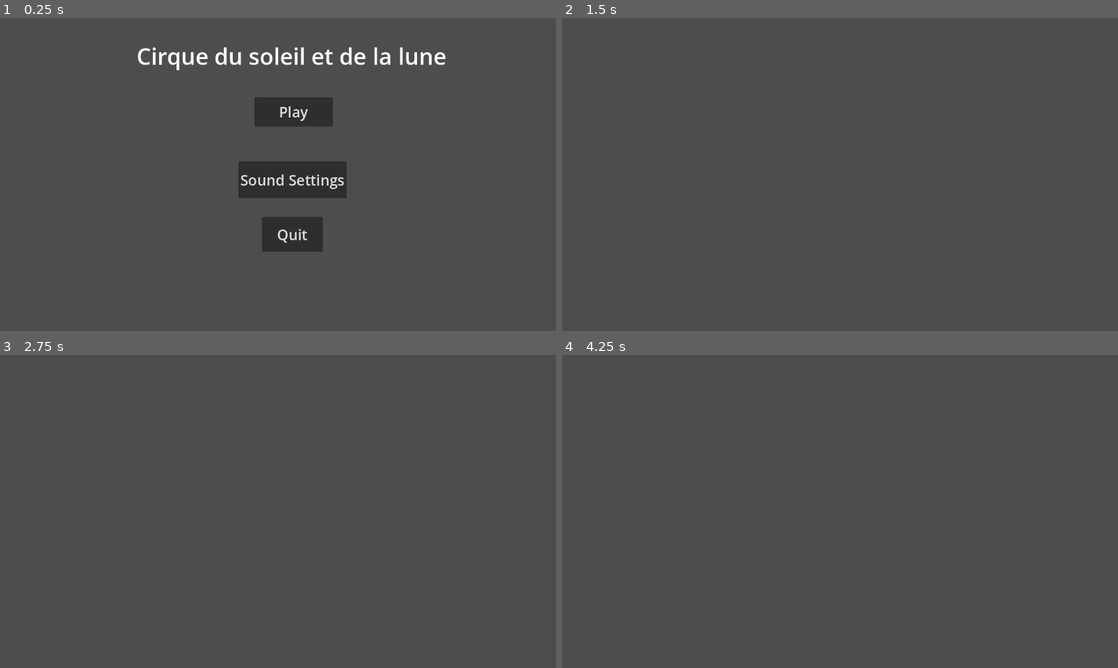
Above: before the commit, frames 1-4 (two rows, left to right).
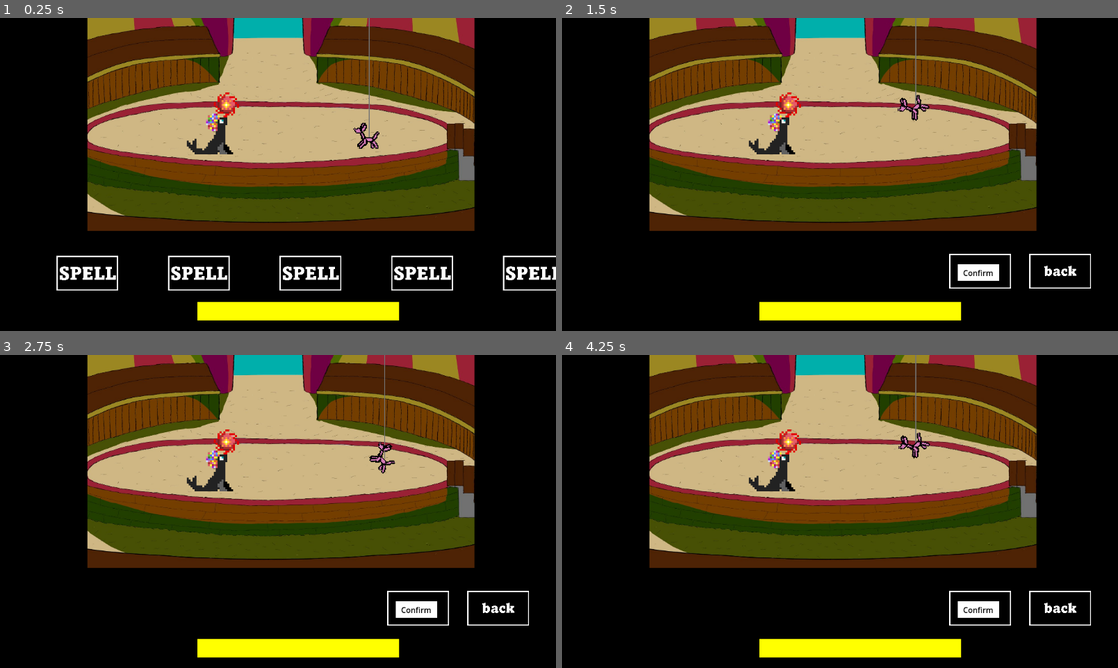
Above: after the commit, the same moments.

Repository: JasonJ13/CircusSunMoon
Game: Godot game, scene res://Scene/Fight/Fight.tscn
The game is run twice, just before and just after one commit, with the same random seed, the same clock (stepped at 60 frames per second) and the same inputs. Before the commit the project starts from res://Scene/APP/app.tscn.
Inputs (mouse positions are in pixels of both pictures, inside the frame that each line leads up to):
- Up to frame 1 (0.25 s): no input
- Up to frame 2 (1.5 s): click (650, 274) at 0.52 s; click (856, 111) at 1.25 s, where only the run before the commit has a clickable "Play"
- Up to frame 3 (2.75 s): click (417, 608) at 2.02 s
- Up to frame 4 (4.25 s): click (979, 608) at 2.77 s; click (979, 608) at 3.52 s

The runs differ from the first frame. In frame 1, 100% of the frame differs, in the area x 0-100%, y 0-100%; in frame 2, 100%; in frame 3, 100%; in frame 4, 100%.

Commit message:
BUILD !!!

Diff:
--- a/Scene/Fight/Fight.tscn
+++ b/Scene/Fight/Fight.tscn
@@ -7,7 +7,7 @@
 [ext_resource type="PackedScene" uid="uid://dd3h6nmejmclf" path="res://Scene/Player/Player.tscn" id="5_6b077"]
 [ext_resource type="PackedScene" uid="uid://bjgtbsw88nar4" path="res://Scene/Test/ballon_test.tscn" id="6_moa3j"]
 
-[node name="Fight" type="Control" unique_id=1148027261 node_paths=PackedStringArray("player")]
+[node name="Fight" type="Control" unique_id=1148027261 node_paths=PackedStringArray("player", "ennemie")]
 layout_mode = 3
 anchors_preset = 15
 anchor_right = 1.0
@@ -16,6 +16,7 @@
 grow_vertical = 2
 script = ExtResource("1_8f7nq")
 player = NodePath("Player")
+ennemie = NodePath("Ballon")
 
 [node name="TextureRect" type="TextureRect" parent="." unique_id=431349501]
 modulate = Color(0.8158153, 0.81581545, 0.8158154, 1)
--- a/Scene/Player/Player.tscn
+++ b/Scene/Player/Player.tscn
@@ -85,7 +85,6 @@
 
 [node name="PlayerInterface" parent="." unique_id=93433149 instance=ExtResource("2_e35vl")]
 layout_mode = 1
-debug = false
 
 [node name="SpritePlayer" type="Control" parent="." unique_id=292770404]
 layout_mode = 1
--- a/Scene/Player/PlayerInterface.tscn
+++ b/Scene/Player/PlayerInterface.tscn
@@ -78,14 +78,14 @@
 scale = Vector2(0.1, 0.1)
 icon = ExtResource("4_44f6b")
 
-[node name="ColorRect" type="ColorRect" parent="." unique_id=1358145450]
+[node name="ColorRect" type="ColorRect" parent="Confirm" unique_id=1358145450]
 layout_mode = 0
 offset_left = 820.0
 offset_top = 510.0
 offset_right = 906.0
 offset_bottom = 544.0
 
-[node name="Label" type="Label" parent="ColorRect" unique_id=256838886]
+[node name="Label" type="Label" parent="Confirm/ColorRect" unique_id=256838886]
 layout_mode = 0
 offset_left = 11.0
 offset_top = 6.0
--- a/Script/Fight/Fight.gd
+++ b/Script/Fight/Fight.gd
@@ -41,9 +41,6 @@
 		Action.Cible.MONSTER :
 			ennemie.hp -= action.dmg
 
-			if ennemie.hp < 1 :
-				ennemie.queue_free()
-				ennemie = null
 
 
 	#Regarde si l'action change le cycle
@@ -58,6 +55,13 @@
 #Un tour : joueur + ennemis
 func turn() -> void:
 
+	if ennemie.hp < 1 :
+		#S'il n'y a plus d'ennemis, fin du combat et nouveau combat
+		print("bravo")
+		ennemie.queue_free()
+		return
+
+
 	#Mise à jour des actions possibles du joueur
 	for action in player.actions:
 		action.reload(day)
@@ -66,17 +70,14 @@
 	var playerAction: Action = await player.takeAction(ennemie)
 	resolveAction(playerAction)
 
-
 	#Les ennemis font leurs actions
 	for action in ennemie.actions:
 		action.reload(day)
 	var eAction: Action = ennemie.takeAction(day)
 	resolveAction(eAction)
 
+	print(player.hp)
+	print(ennemie.hp)
 
-	if ennemie == null:
-		#S'il n'y a plus d'ennemis, fin du combat et nouveau combat
-		_ready()
-	else:
-		#Sinon on recommence un tour
-		turn()
+
+	turn()
--- a/Script/Monster/Monster.gd
+++ b/Script/Monster/Monster.gd
@@ -8,7 +8,7 @@
 var dmg: int
 var nom: String
 var actions: Array[Action] = []
-@onready var interface: Control = $MonsterInterface
+#@onready var interface: Control = $MonsterInterface
 
 
 
--- a/Script/Player/PlayerInterface.gd
+++ b/Script/Player/PlayerInterface.gd
@@ -27,7 +27,7 @@
 
 func _ready() -> void:
 
-	spellsNode.show()
+	spellsNode.hide()
 	confirmNode.hide()
 
 	size_spell = spellsNode.size.x
@@ -66,6 +66,7 @@
 	HP_player.value = hpp
 	ennemie = enn
 	_ready_Spell(sps)
+	spellsNode.show()
 
 
 
@@ -90,6 +91,7 @@
 
 func spell_has_been_selected(spell : Spell) -> void :
 	spell_selected = spell
+	spell.cible = Action.Cible.MONSTER
 
 	spellsNode.hide()
 	confirmNode.show()
--- a/project.godot
+++ b/project.godot
@@ -11,7 +11,7 @@
 [application]
 
 config/name="CircusSunMoon"
-run/main_scene="uid://bmv4s0fsvdp2w"
+run/main_scene="uid://dsexau7kcdupv"
 config/features=PackedStringArray("4.6", "Forward Plus")
 config/icon="res://Asset/other/icon.svg"
 
Not shown, added: export_presets.cfg
Not shown, added: Build/CircusSunMoonL.rar
Not shown, added: Build/CircusSunMoonW.rar
Not shown, added: Build/Linux/CircusSunMoon.pck
Not shown, added: Build/Linux/CircusSunMoon.sh
Not shown, added: Build/Linux/CircusSunMoon.x86_64
Not shown, added: Build/Windows/CircusSunMoon.console.exe
Not shown, added: Build/Windows/CircusSunMoon.exe
Not shown, added: Build/Windows/CircusSunMoon.pck
